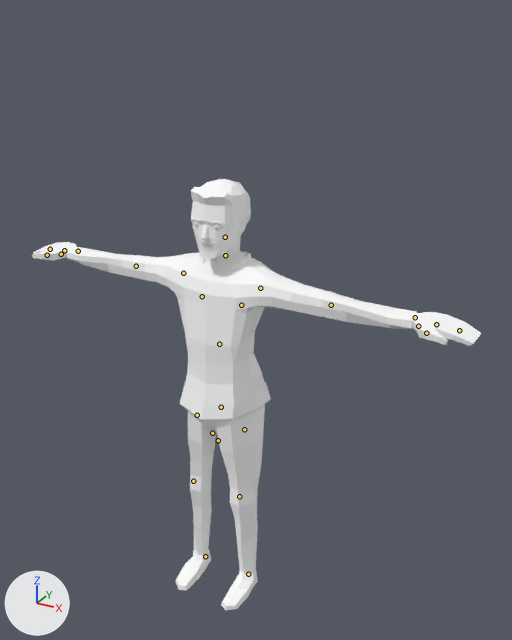
The glTF model games/work-in-progress/assets/people/manlong.glb as it was, and as the next commit left it.
Camera for both pictures: a 50 mm lens placed at (3.61, -5.79, 6.37), pointed at (0.45, -0.04, 3.5). Arrows for +X, +Y and +Z are at lower left; the lights stay in place. The picture after the commit comes second. The bones that change, and the others that lie on the model, are drawn over the model as lines.

The first picture shows 'SkinnedMesh'.
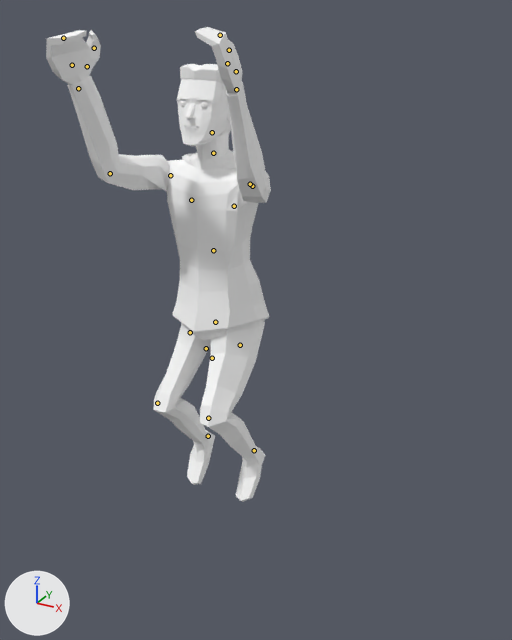
The newer file adds an action. The first version stands in its rest pose; the second is drawn at frame 13 of the action 'jump'.

Location of each change, (x1, y1, x2, y2) in pixels of the pictures (512 x 640 px):
'SkinnedMesh', posed (50% narrower, 10% taller): before (32, 179, 481, 610); after (46, 27, 271, 502)
bone 'Foot.L', root to tip: before (248, 574) to (247, 575); after (254, 450) to (253, 452)
bone 'Body', root to tip: before (212, 433) to (212, 431); after (206, 348) to (206, 346)
bone 'Torso', root to tip: before (219, 344) to (219, 343); after (213, 250) to (213, 250)
bone 'Head', root to tip: before (225, 237) to (225, 236); after (212, 132) to (212, 132)
bone 'UpperArm.L', root to tip: before (260, 288) to (261, 288); after (252, 186) to (252, 186)
bone 'LowerArm.L', root to tip: before (331, 305) to (332, 305); after (250, 184) to (250, 183)
bone 'Fingers.L', root to tip: before (459, 330) to (460, 331); after (220, 35) to (219, 35)
bone 'Thumb1.L', root to tip: before (418, 326) to (419, 326); after (236, 71) to (235, 70)
bone 'Thumb2.L', root to tip: before (426, 333) to (427, 333); after (229, 50) to (228, 49)
bone 'UpperArm.R', root to tip: before (183, 273) to (183, 273); after (170, 175) to (170, 175)
bone 'LowerArm.R', root to tip: before (136, 266) to (135, 266); after (110, 173) to (109, 173)
bone 'Thumb2.R', root to tip: before (47, 255) to (46, 255); after (94, 48) to (94, 47)
bone 'Fingers.R', root to tip: before (50, 249) to (49, 249); after (63, 38) to (64, 37)
bone 'UpperLeg.L', root to tip: before (244, 429) to (244, 430); after (240, 345) to (240, 345)
bone 'LowerLeg.L', root to tip: before (239, 496) to (239, 497); after (208, 418) to (208, 418)
bone 'UpperLeg.R', root to tip: before (197, 415) to (197, 416); after (190, 332) to (189, 333)
bone 'LowerLeg.R', root to tip: before (193, 481) to (193, 481); after (157, 403) to (157, 403)
bone 'Foot.R', root to tip: before (205, 556) to (204, 557); after (208, 436) to (207, 438)

The change in detail:
Bone 'Foot.L' (bone_foot_l) moves from (0.0, 0.0, 0.0) to (0.0, -0.00193, 0.01699).
Bone 'Foot.L' (bone_foot_l) turns from (0, 0, 0) to (-52, 0, 0) degrees about its own x, y and z.
Bone 'Body' (bone_body) moves from (0.0, 0.0, 0.0) to (-2e-05, 0.01058, 0.00072).
Bone 'Torso' (bone_torso) turns from (0, 0, 0) to (7, 0, 0) degrees about its own x, y and z.
Bone 'Head' (bone_head) turns from (0, 0, 0) to (-19, 0, 0) degrees about its own x, y and z.
Bone 'UpperArm.L' (bone_upperarm_l) turns from (0, 0, 0) to (-110, -110, 43) degrees about its own x, y and z.
Bone 'LowerArm.L' (bone_lowerarm_l) turns from (0, 0, 0) to (-5, -22, -49) degrees about its own x, y and z.
Bone 'Fingers.L' (bone_fingers_l) turns from (0, 0, 0) to (-70, -1, -11) degrees about its own x, y and z.
Bone 'Thumb1.L' (bone_thumb1_l) turns from (0, 0, 0) to (-7, -16, -29) degrees about its own x, y and z.
Bone 'Thumb2.L' (bone_thumb2_l) turns from (0, 0, 0) to (9, -6, 18) degrees about its own x, y and z.
Bone 'UpperArm.R' (bone_upperarm_r) turns from (0, 0, 0) to (33, 64, 109) degrees about its own x, y and z.
Bone 'LowerArm.R' (bone_lowerarm_r) turns from (0, 0, 0) to (8, 16, 55) degrees about its own x, y and z.
Bone 'Thumb2.R' (bone_thumb2_r) turns from (0, 0, 0) to (-28, 4, 8) degrees about its own x, y and z.
Bone 'Fingers.R' (bone_fingers_r) turns from (0, 0, 0) to (-63, 1, 5) degrees about its own x, y and z.
Bone 'UpperLeg.L' (bone_upperleg_l) turns from (0, 0, 0) to (-41, 0, 0) degrees about its own x, y and z.
Bone 'LowerLeg.L' (bone_lowerleg_l) turns from (0, 0, 0) to (78, 0, 0) degrees about its own x, y and z.
Bone 'UpperLeg.R' (bone_upperleg_r) turns from (0, 0, 0) to (-41, 0, 0) degrees about its own x, y and z.
Bone 'LowerLeg.R' (bone_lowerleg_r) turns from (0, 0, 0) to (78, 0, 0) degrees about its own x, y and z.
Bone 'Foot.R' (bone_foot_r) moves from (0.0, 0.0, 0.0) to (0.0, -0.00193, 0.01699).
Bone 'Foot.R' (bone_foot_r) turns from (0, 0, 0) to (-52, 0, 0) degrees about its own x, y and z.
